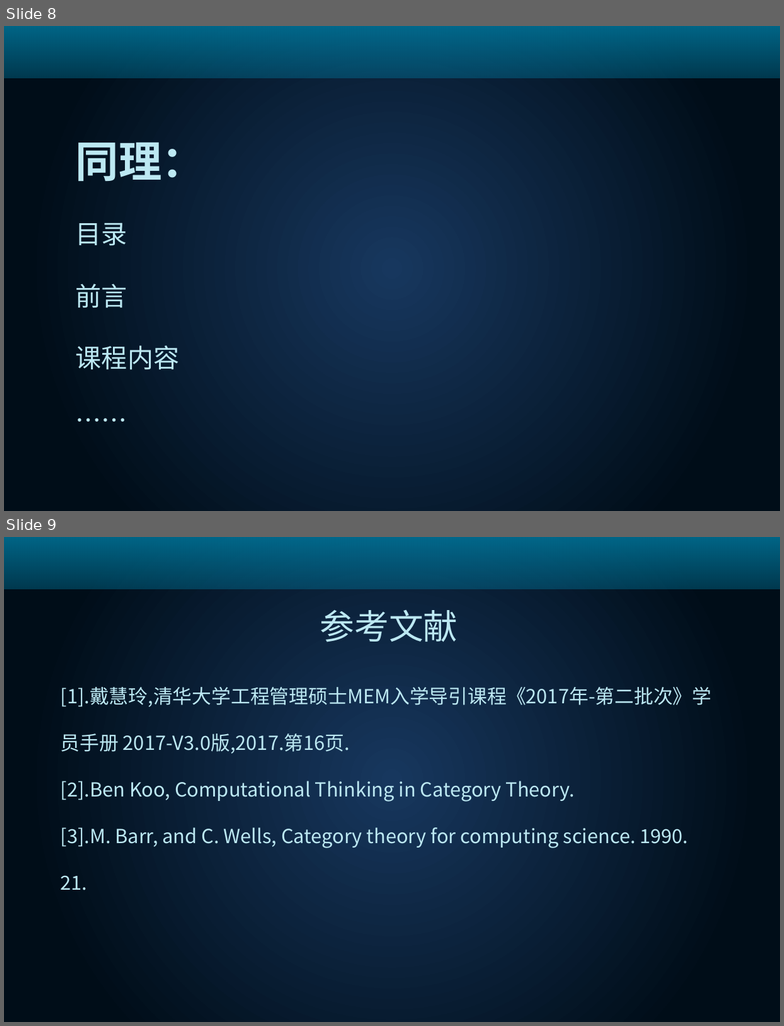
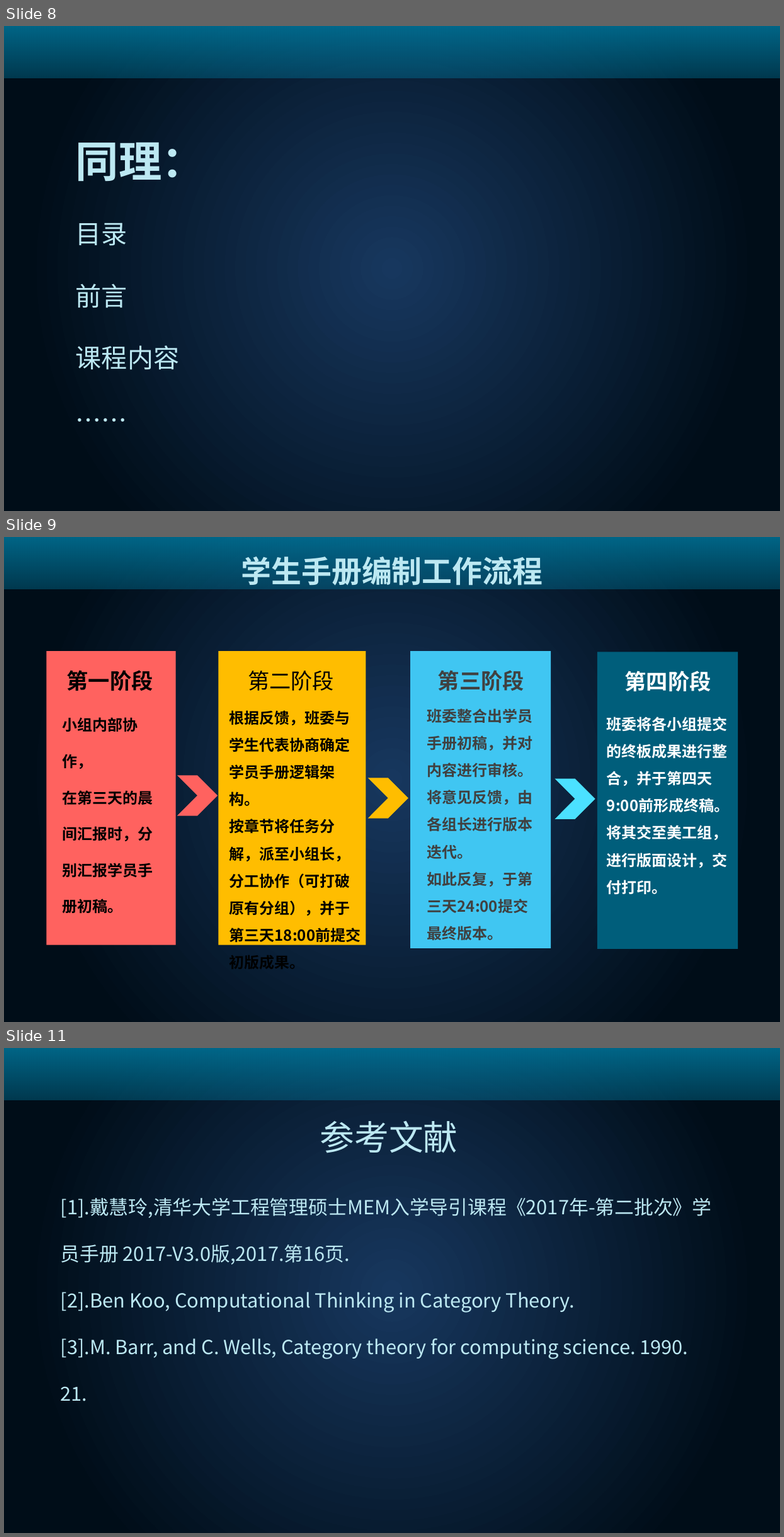
Before and after one commit to Tisingdeng/2017-TSINGHUA-MEM-Group3, a slide deck: 学员手册答辩V2.0.pptx. Shown one above the other, each under a label of ours: slides 8 and 9 before the commit, slides 8, 9 and 11 after it; the slides between them are not shown. The pictures are 784x1026 and 784x1537 pixels, drawn with LibreOffice and Linux fonts; fonts in the diff are those of the drawing; background and template pictures are left out. Boxes give left, top, right and bottom in pixels: in the first picture for what was removed or moved away, otherwise in the second. Text is boxed around its words. In the diff, an @@ line names an element or a change of style, - is before the commit and + after.

Commit message:
学员手册答辩终版

```diff
--- a/学员手册答辩V2.0.pptx
+++ b/学员手册答辩V2.0.pptx
@@ slide 9 added at <box>4,537,780,1022</box>, background gradient #17375E to #000D18; not listed: 1 template element that a slide beside it also shows @@
@@ text added at <box>242,557,543,590</box>, 28 pt, text gradient #4EC3DE to #BCE8F2, bold @@
+学生手册编制工作流程
@@ rectangle added at <box>47,651,177,945</box>, fill #FF625F @@
@@ rectangle added at <box>218,651,366,945</box>, fill #FFBD00 @@
@@ rectangle added at <box>411,651,551,948</box>, fill #40C6F2 @@
@@ rectangle added at <box>597,652,738,949</box>, fill #005E7B @@
@@ text added at <box>67,670,153,691</box>, 20 pt, text #000000, bold @@
+第一阶段
@@ text added at <box>248,671,334,691</box>, 20 pt, text #000000 @@
+第二阶段
@@ text added at <box>438,670,524,691</box>, 20 pt, text #404040, bold @@
+第三阶段
@@ text added at <box>625,671,711,691</box>, 20 pt, text #FFFFFF, bold @@
+第四阶段
@@ rectangle added at <box>599,702,738,902</box>, fill #005E7B, 14 pt, text #FFFFFF, bold @@
+班委将各小组提交的终板成果进行整合，并于第四天9:00前形成终稿。将其交至美工组，进行版面设计，交付打印。
@@ text added at <box>63,717,153,913</box>, 14 pt, text #000000, bold @@
+小组内部协作，
+在第三天的晨间汇报时，分别汇报学员手册初稿。
@@ text added at <box>230,710,361,945</box>, 14 pt, text #000000, bold @@
+根据反馈，班委与学生代表协商确定学员手册逻辑架构。
+按章节将任务分解，派至小组长，分工协作（可打破原有分组），并于第三天18:00前提交初版成果。
@@ text added at <box>427,708,533,940</box>, 14 pt, text #404040, bold @@
+班委整合出学员手册初稿，并对内容进行审核。
+将意见反馈，由各组长进行版本迭代。
+如此反复，于第三天24:00提交最终版本。
@@ chevron added at <box>177,775,218,815</box>, fill #FF625F @@
@@ chevron added at <box>368,778,408,818</box>, fill #FFBD00 @@
@@ chevron added at <box>555,778,596,819</box>, fill #4BE1FF @@
@@ what was slide 9 is now slide 11 @@
```
Also in this commit, not shown: 1 slide changed, 1 other slide added.
